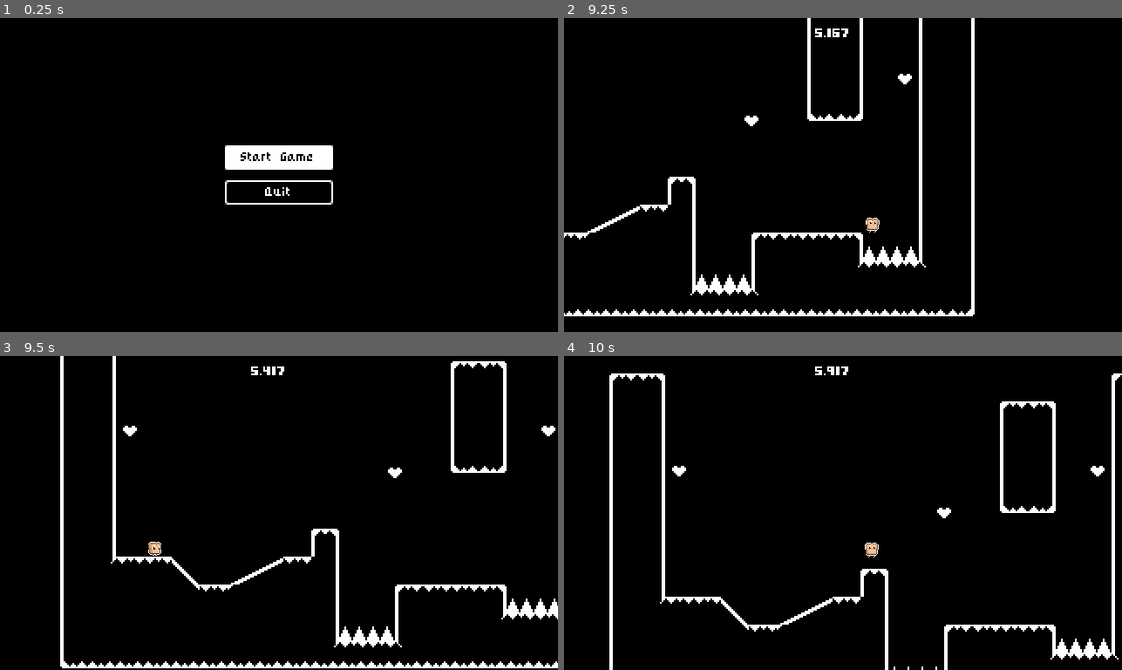
Above: before the commit, frames 1-4 (two rows, left to right).
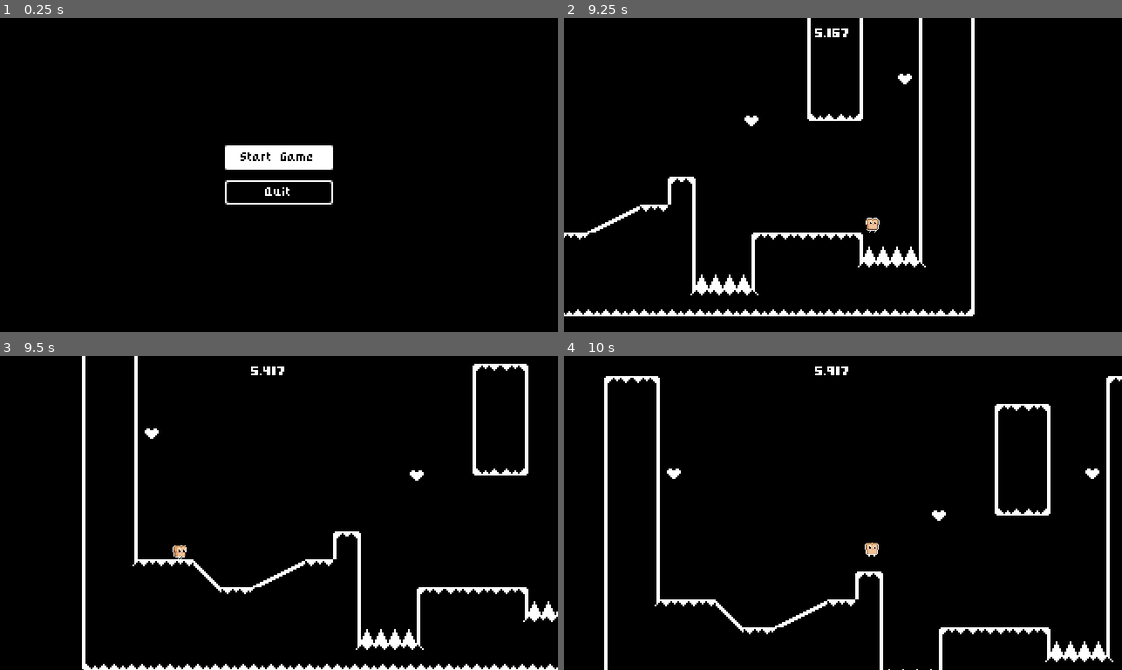
Above: after the commit, the same moments.

Repository: tomice/super-bread-girl
Game: Godot game, scene res://scenes/start_menu.tscn
The game is run twice, just before and just after one commit, with the same random seed, the same clock (stepped at 60 frames per second) and the same inputs.
Inputs:
- Up to frame 1 (0.25 s): no input
- Up to frame 2 (9.25 s): click "Start Game" at 0.5 s; hold Right (move_right) 1.28-2.78 s; tap Up (jump) at 1.52, 2.27, 3.77, 4.52, 5.27, 6.77, 7.52, 8.27 s; tap Enter at 2, 3.5 s; tap Space at 2.75 s; hold A (move_left) 2.78-3.53 s; hold Right (move_right) 3.53-5.03 s; hold A (move_left) 5.03-5.78 s; hold Right (move_right) 5.78-6.53 s; hold A (move_left) 6.53-8.03 s; hold Right (move_right) from 8.03 s (still down)
- Up to frame 3 (9.5 s): keep holding Right (move_right)
- Up to frame 4 (10 s): keep holding Right (move_right); tap Up (jump) at 9.77 s

Frames 1-2 are identical in both runs. In frame 3, 7.7% of the frame differs, in the area x 10-100%, y 0-100%; in frame 4, 6.8%.

Commit message:
Added TODO, fixed collision
* Fixed issue with spike collision and extended character's hazard box
* Added a TODO
* Updated .gitignore to handle the x86_64 format for Linux

Diff:
--- a/project.godot
+++ b/project.godot
@@ -88,3 +88,4 @@
 textures/canvas_textures/default_texture_filter=0
 renderer/rendering_method="gl_compatibility"
 renderer/rendering_method.mobile="gl_compatibility"
+textures/vram_compression/import_etc2_astc=true
--- a/scenes/player.tscn
+++ b/scenes/player.tscn
@@ -82,7 +82,7 @@
 size = Vector2(8, 8)
 
 [sub_resource type="RectangleShape2D" id="RectangleShape2D_tgbfa"]
-size = Vector2(4, 5.5)
+size = Vector2(6, 5.5)
 
 [node name="Player" type="CharacterBody2D"]
 collision_layer = 2
--- a/scenes/spikes.tscn
+++ b/scenes/spikes.tscn
@@ -12,8 +12,8 @@
 [node name="HazardArea" parent="." instance=ExtResource("2_mc2n8")]
 
 [node name="CollisionPolygon2D" type="CollisionPolygon2D" parent="HazardArea"]
-polygon = PackedVector2Array(0, 0, 3, -6, 4, -6, 7, 0)
+polygon = PackedVector2Array(-1, 0, 3, -8, 4, -8, 8, 0)
 
 [node name="CollisionPolygon2D2" type="CollisionPolygon2D" parent="HazardArea"]
 position = Vector2(8, 0)
-polygon = PackedVector2Array(0, 0, 3, -6, 4, -6, 7, 0)
+polygon = PackedVector2Array(-1, 0, 3, -8, 4, -8, 8, 0)
Not shown, changed: .gitignore
Not shown, added: TODO.md
